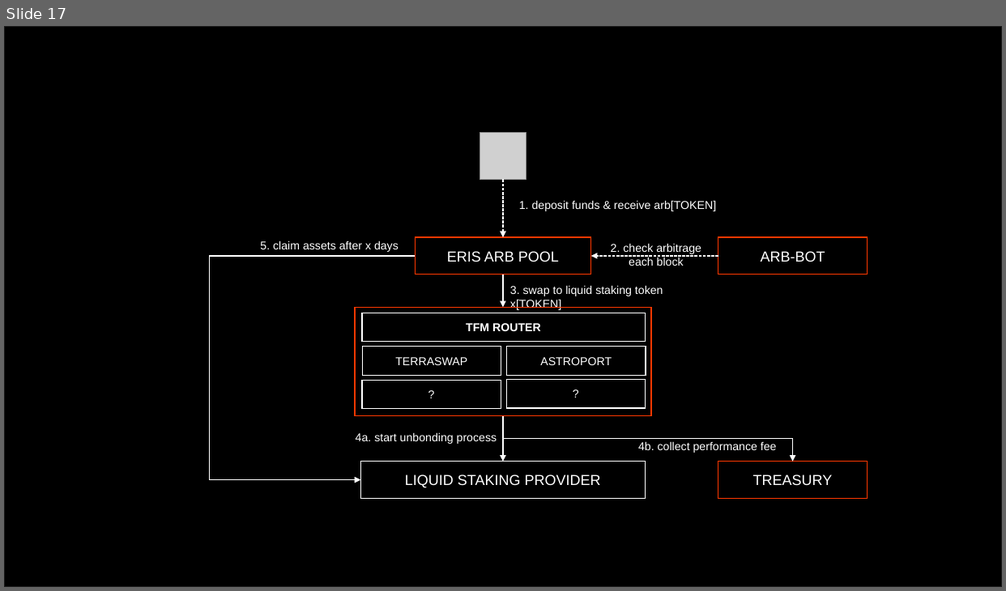
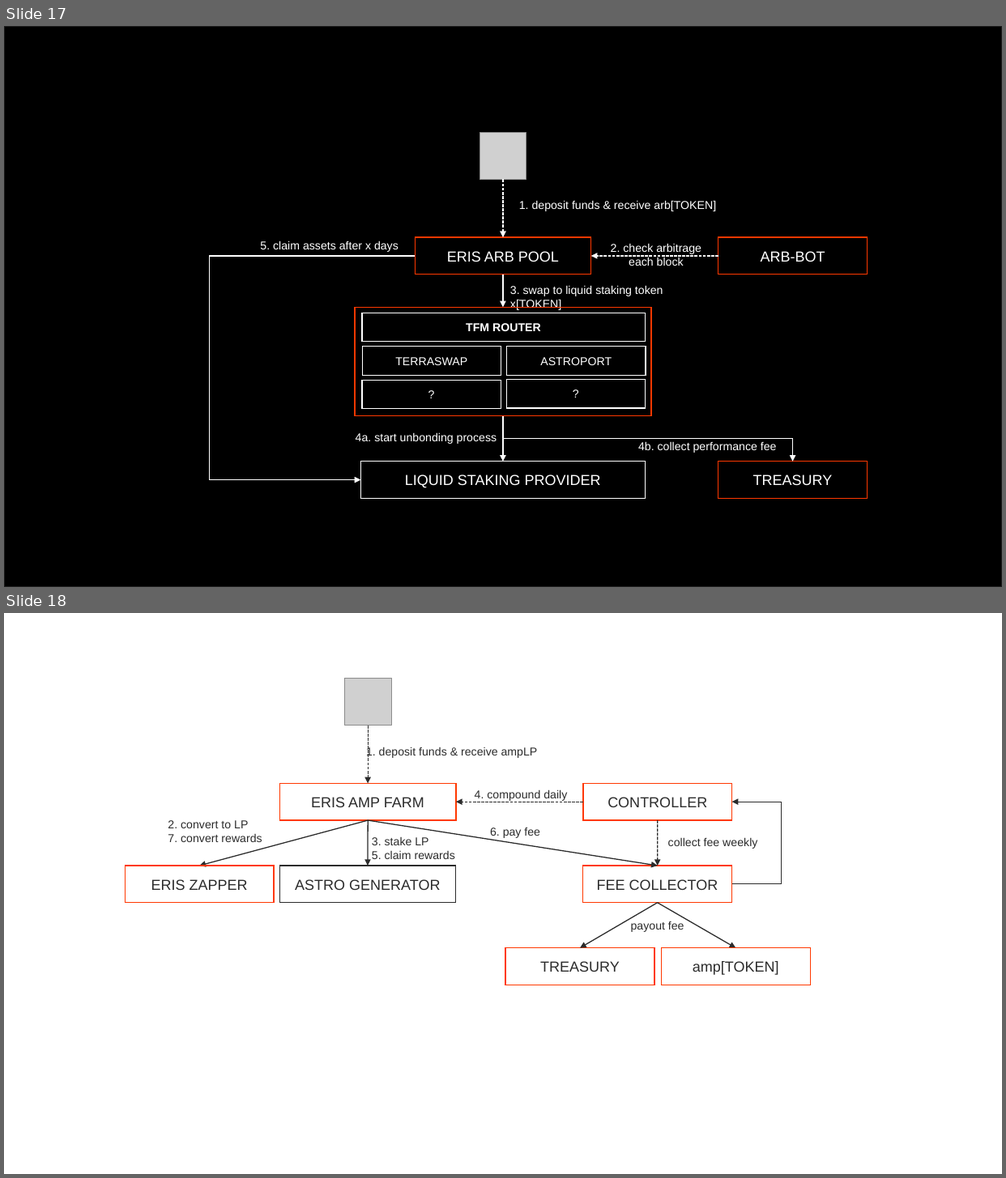
Before and after one commit to erisprotocol/docs, a slide deck: _assets/eris.pptx. Shown one above the other, each under a label of ours: slide 17 before the commit, slides 17 and 18 after it. The pictures are 1006x591 and 1006x1178 pixels, drawn with LibreOffice and Linux fonts; fonts in the diff are those of the drawing; grey boxes stand for pictures. Boxes give left, top, right and bottom in pixels: in the first picture for what was removed or moved away, otherwise in the second. Text is boxed around its words. In the diff, an @@ line names an element or a change of style, - is before the commit and + after.

Commit message:
update docs and integrate amp compounder

```diff
--- a/_assets/eris.pptx
+++ b/_assets/eris.pptx
@@ slide 18 added at (4, 613, 1002, 1174), background #F6F8F8 @@
@@ rectangle added at (4, 613, 1002, 1174), fill #FFFFFF @@
@@ picture added at (345, 679, 392, 726) @@
@@ arrow added from (368, 726) to (368, 784), #2B2B2B 1 pt dashed @@
@@ text added at (366, 747, 538, 759), 11 pt, text #2B2B2B @@
+1. deposit funds & receive ampLP
@@ rectangle added at (279, 784, 456, 820), outline #FFC900 1 pt, 14 pt, text #2B2B2B @@
+ERIS AMP FARM
@@ arrow added from (583, 802) to (456, 802), #2B2B2B 1 pt dashed @@
@@ text added at (475, 790, 567, 801), 11 pt, text #2B2B2B @@
+4. compound daily
@@ rectangle added at (583, 784, 732, 820), outline #FFC900 1 pt, 14 pt, text #2B2B2B @@
+CONTROLLER
@@ elbow arrow added from (731, 884) to (732, 802), #2B2B2B 1 pt @@
@@ text added at (168, 820, 262, 842), 11 pt, text #2B2B2B @@
+2. convert to LP
+7. convert rewards
@@ arrow added from (368, 820) to (199, 866), #2B2B2B 1 pt @@
@@ arrow added from (368, 820) to (368, 866), #2B2B2B 1 pt @@
@@ arrow added from (368, 820) to (658, 866), #2B2B2B 1 pt @@
@@ text added at (490, 828, 540, 838), 11 pt, text #2B2B2B @@
+6. pay fee
@@ arrow added from (658, 820) to (658, 866), #2B2B2B 1 pt dashed @@
@@ text added at (372, 837, 455, 859), 11 pt, text #2B2B2B @@
+3. stake LP
+5. claim rewards
@@ text added at (668, 837, 757, 849), 11 pt, text #2B2B2B @@
+collect fee weekly
@@ rectangle added at (126, 866, 274, 903), outline #FFC900 1 pt, 14 pt, text #2B2B2B @@
+ERIS ZAPPER
@@ rectangle added at (279, 866, 455, 903), fill #FFFFFF, outline #2B2B2B 1 pt, 14 pt, text #2B2B2B @@
+ASTRO GENERATOR
@@ rectangle added at (583, 866, 732, 903), outline #FFC900 1 pt, 14 pt, text #2B2B2B @@
+FEE COLLECTOR
@@ arrow added from (658, 903) to (581, 948), #2B2B2B 1 pt @@
@@ arrow added from (658, 903) to (736, 948), #2B2B2B 1 pt @@
@@ text added at (631, 922, 684, 932), 11 pt, text #2B2B2B @@
+payout fee
@@ rectangle added at (505, 948, 654, 985), outline #FFC900 1 pt, 14 pt, text #2B2B2B @@
+TREASURY
@@ rectangle added at (661, 948, 810, 985), outline #FFC900 1 pt, 14 pt, text #2B2B2B @@
+amp[TOKEN]
```
Also in this commit, not shown: 2 slides changed, 3 other slides added, 17 other files.
